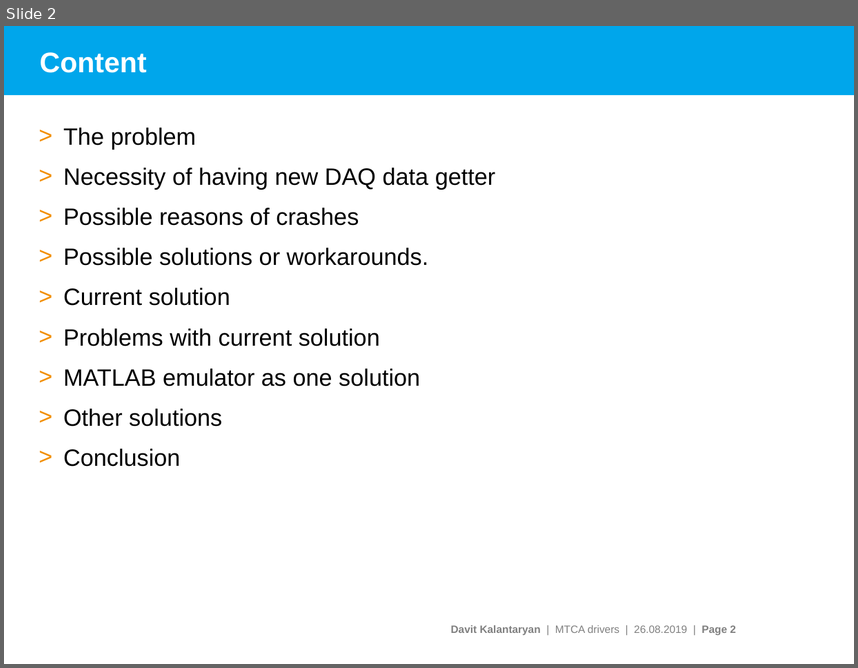
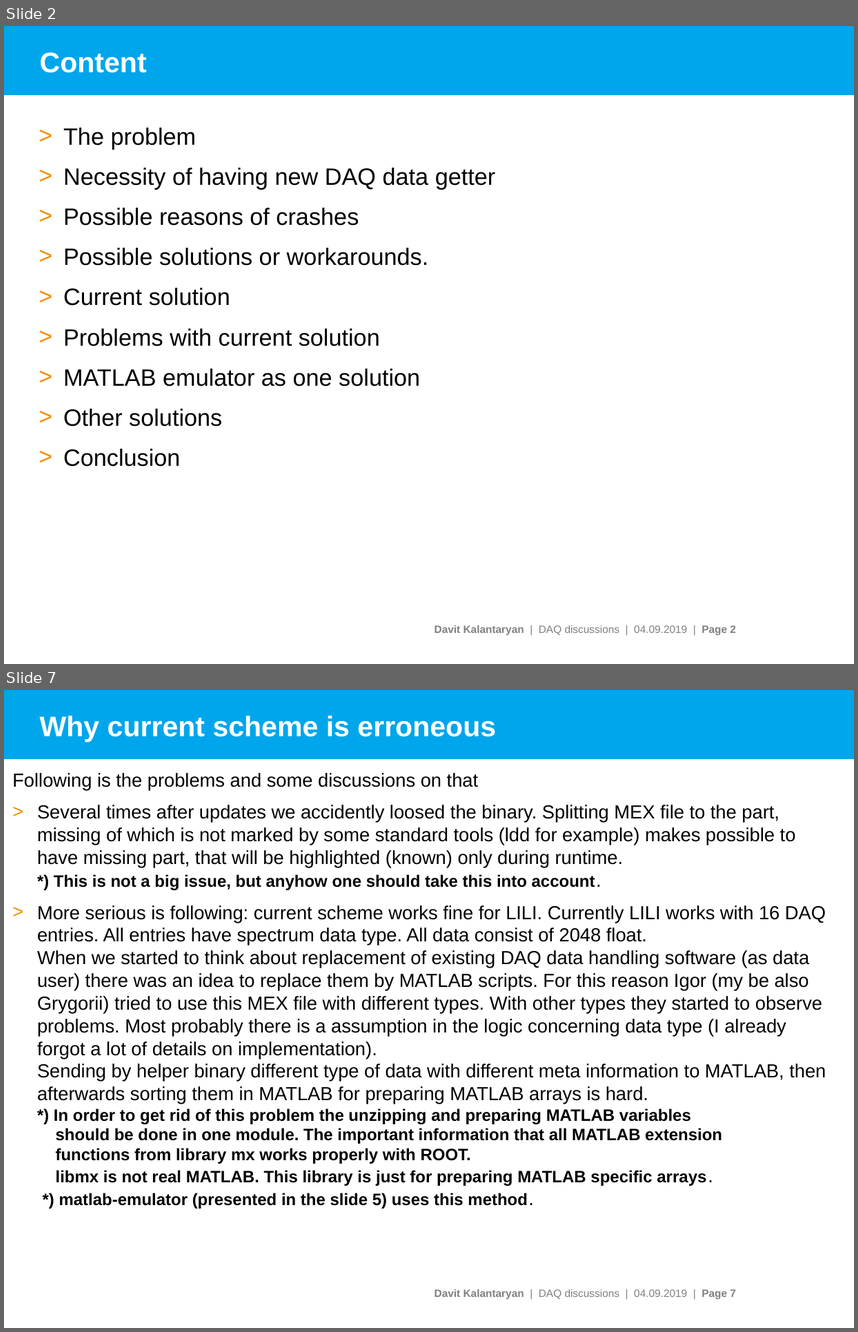
Before and after one commit to davitkalantaryan/matlabemulator, a slide deck: docs/doc/pitz_daq_data_geter.pptx. Shown one above the other, each under a label of ours: slide 2 before the commit, slides 2 and 7 after it; the slides between them are not shown. The pictures are 858x668 and 858x1332 pixels, drawn with LibreOffice and Linux fonts; fonts in the diff are those of the drawing; background and template pictures are left out. Boxes give left, top, right and bottom in pixels: in the first picture for what was removed or moved away, otherwise in the second. Text is boxed around its words. In the diff, an @@ line names an element or a change of style, - is before the commit and + after.

```diff
--- a/docs/doc/pitz_daq_data_geter.pptx
+++ b/docs/doc/pitz_daq_data_geter.pptx
@@ slide 7 added at (x1=4, y1=690, x2=854, y2=1328), background #FFFFFF; not listed: 2 template elements that a slide beside it also shows @@
@@ title added at (x1=40, y1=716, x2=496, y2=742), 24 pt, text #FFFFFF, bold @@
+Why current scheme is erroneous
@@ text added at (x1=12, y1=773, x2=826, y2=1208), 16 pt, text #000000 @@
+Following is the problems and some discussions on that
+> Several times after updates we accidently loosed the binary. Splitting MEX file to the part, missing of which is not marked by some standard tools (ldd for example) makes possible to have missing part, that will be highlighted (known) only during runtime.
+  *) This is not a big issue, but anyhow one should take this into account.
+> More serious is following: current scheme works fine for LILI. Currently LILI works with 16 DAQ entries. All entries have spectrum data type. All data consist of 2048 float.
+  When we started to think about replacement of existing DAQ data handling software (as data user) there was an idea to replace them by MATLAB scripts. For this reason Igor (my be also Grygorii) tried to use this MEX file with different types. With other types they started to observe problems. Most probably there is a assumption in the logic concerning data type (I already forgot a lot of details on implementation).
+  Sending by helper binary different type of data with different meta information to MATLAB, then afterwards sorting them in MATLAB for preparing MATLAB arrays is hard.
+  *) In order to get rid of this problem the unzipping and preparing MATLAB variables
+  should be done in one module. The important information that all MATLAB extension
+  functions from library mx works properly with ROOT.
+  libmx is not real MATLAB. This library is just for preparing MATLAB specific arrays.
+  *) matlab-emulator (presented in the slide 5) uses this method.
@@ slide 2 changed as well @@
@@ text at (x1=435, y1=625, x2=736, y2=635): text changed @@
-Davit Kalantaryan | MTCA drivers | 26.08.2019 | Page 2
+Davit Kalantaryan | DAQ discussions | 04.09.2019 | Page 2
```
Also in this commit, not shown: 15 other slides changed, 6 other slides added, 2 slides removed, 13 other files.
